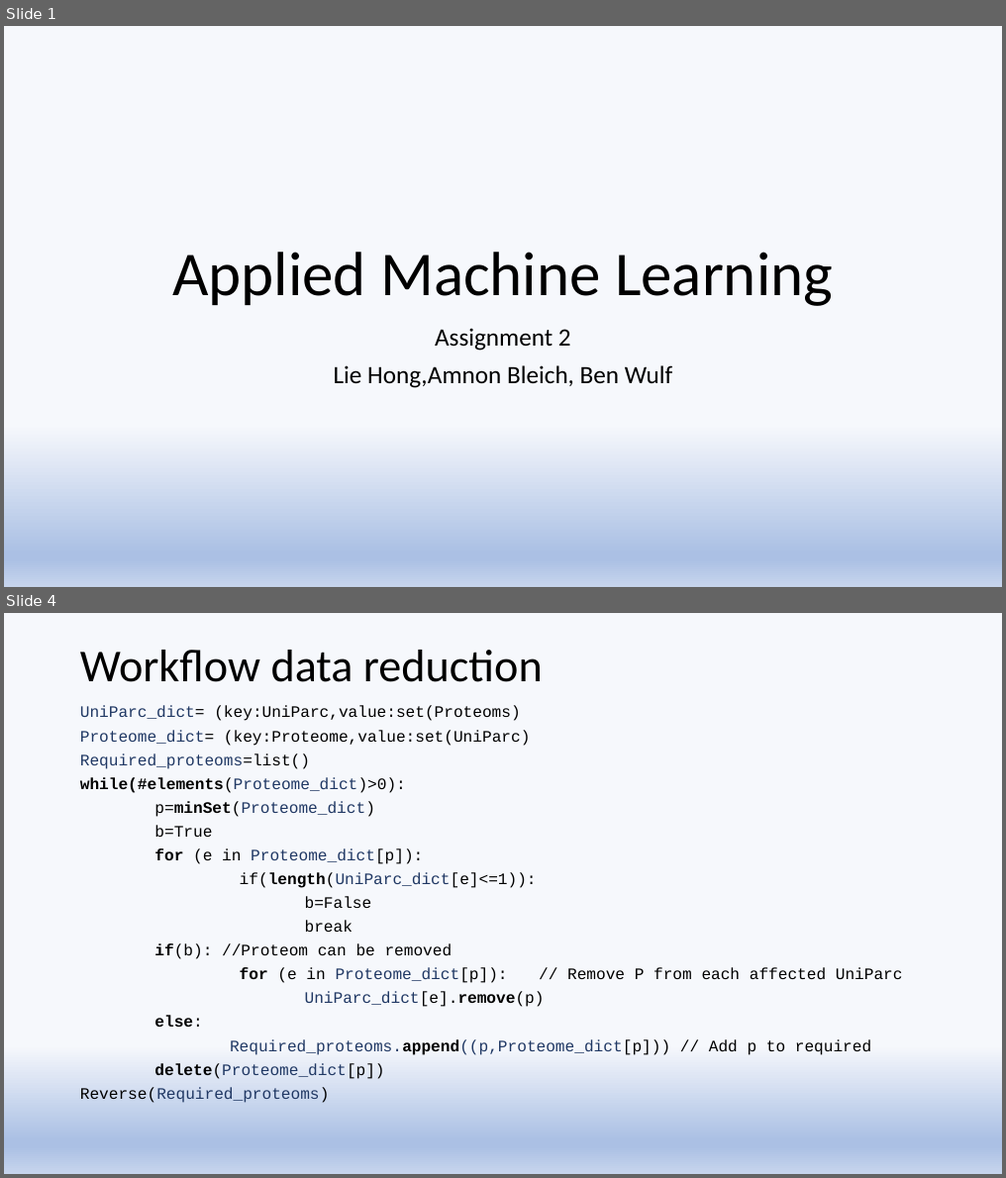
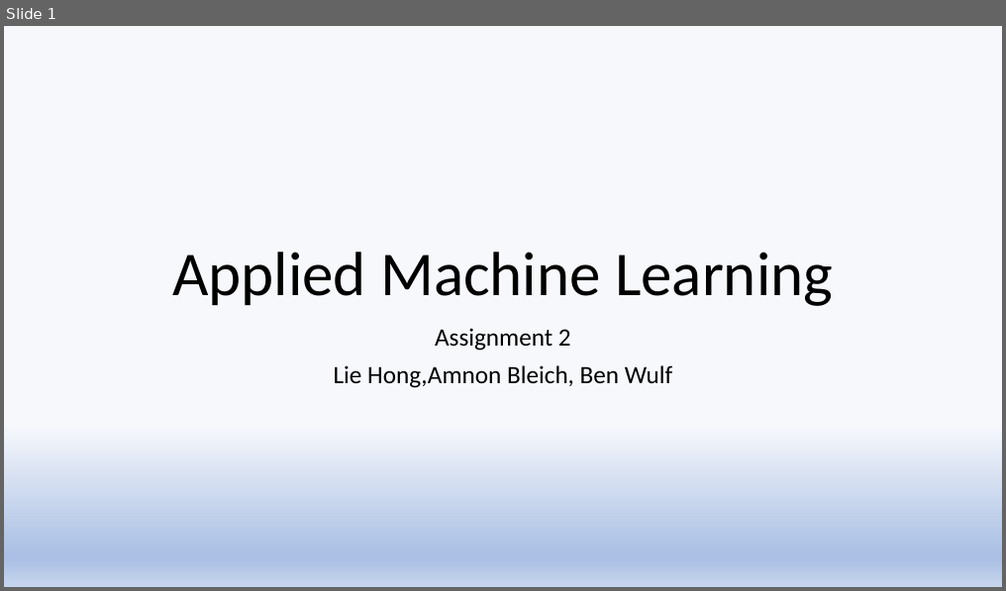
Before and after one commit to amnonbleich/AML, a slide deck: task_02/aml-ex2.pptx. Shown one above the other, each under a label of ours: slides 1 and 4 before the commit, slide 1 after it; the slides between them are not shown. The pictures are 1006x1178 and 1006x591 pixels, drawn with LibreOffice and Linux fonts; fonts in the diff are those of the drawing. Boxes give left, top, right and bottom in pixels: in the first picture for what was removed or moved away, otherwise in the second. Text is boxed around its words. In the diff, an @@ line names an element or a change of style, - is before the commit and + after.

```diff
--- a/task_02/aml-ex2.pptx
+++ b/task_02/aml-ex2.pptx
@@ slide 4 removed at [4, 613, 1002, 1174], background gradient #F6F8FC to #ABC0E4 to #C7D5ED @@
@@ title removed at [80, 650, 543, 682] @@
-Workflow data reduction
@@ text removed at [80, 706, 903, 1103] @@
-UniParc_dict= (key:UniParc,value:set(Proteoms)
-Proteome_dict= (key:Proteome,value:set(UniParc)
-Required_proteoms=list()
-while(#elements(Proteome_dict)>0):
-p=minSet(Proteome_dict)
-b=True
-for (e in Proteome_dict[p]):
-if(length(UniParc_dict[e]<=1)):
-b=False
-break
-if(b): //Proteom can be removed
-for (e in Proteome_dict[p]): // Remove P from each affected UniParc
-UniParc_dict[e].remove(p)
-else:
-Required_proteoms.append((p,Proteome_dict[p])) // Add p to required
-delete(Proteome_dict[p])
-Reverse(Required_proteoms)
```
Also in this commit, not shown: 2 slides changed, 3 slides added, 1 other slide removed, 3 other files.
